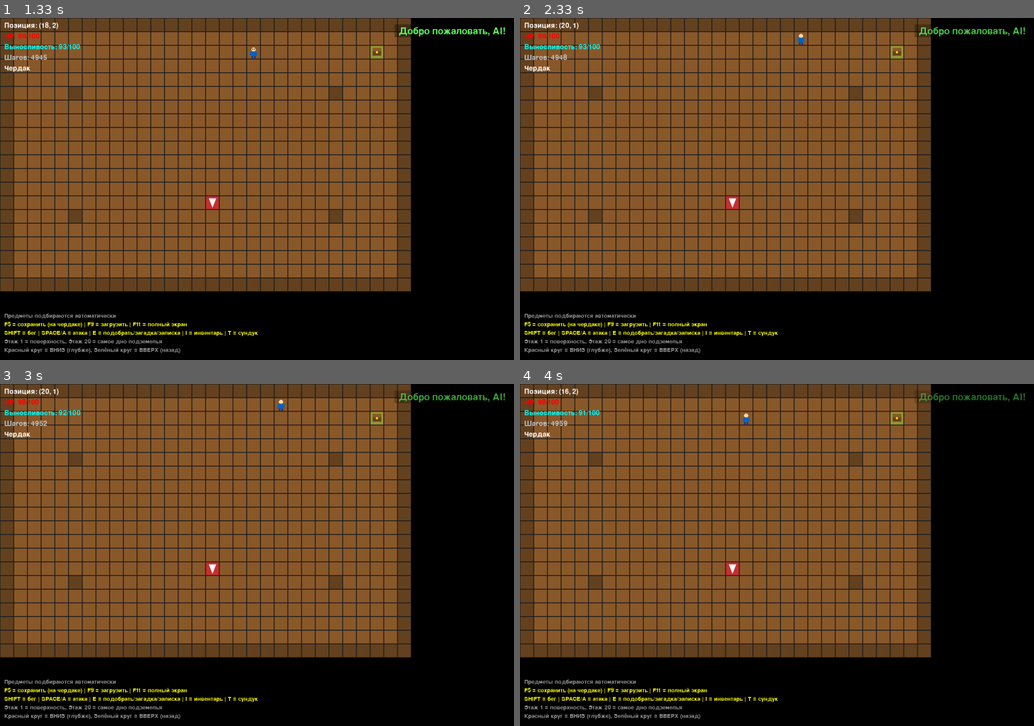
Above: before the commit, frames 1-4 (two rows, left to right).
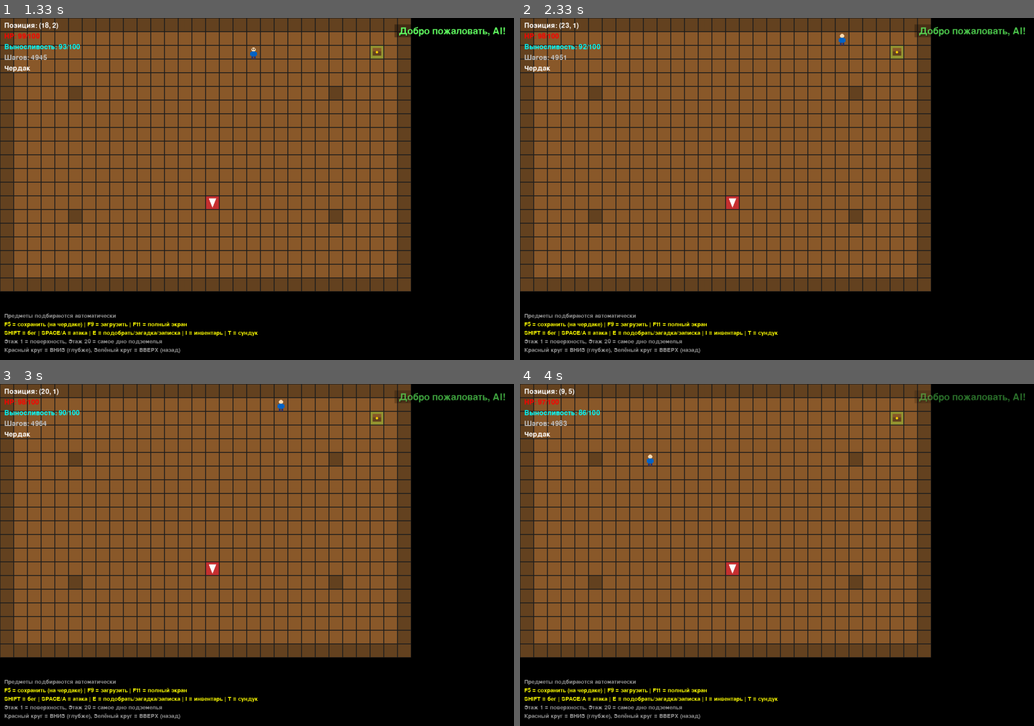
Above: after the commit, the same moments.

Repository: bilbo1363/niichavo-dungeon
Game: pygame game, started from main.py
Same seed, same stepped clock (60 frames per second), same inputs: the game is played once before the commit and once after it.
Inputs:
- Up to frame 1 (1.33 s): type "ann" at 0.33 s; tap Enter at 0.67, 0.88, 1.22 s
- Up to frame 2 (2.33 s): hold Up 1.55-2.02 s; hold Right from 2.1 s (still down)
- Up to frame 3 (3 s): release Right at 2.57 s; hold Left from 2.6 s (still down)
- Up to frame 4 (4 s): release Left at 3.13 s; hold Down 3.17-3.47 s; hold Left 3.5-3.9 s; hold Up from 3.93 s (still down)

Frame 1 is identical in both runs. In frame 2, 0.1% of the frame differs, in the area x 4-64%, y 1-13%; in frame 3, less than 0.1%; in frame 4, 0.2%, in the area x 4-45%, y 1-24%.

Commit message:
Fix stuttering movement - reduce move delay for smooth 60 FPS animation

Diff:
--- a/saves/profiles/Al/profile.json
+++ b/saves/profiles/Al/profile.json
@@ -1,7 +1,7 @@
 {
   "name": "Al",
   "created_at": "2025-10-16T13:52:58.527789",
-  "last_played": "2025-10-19T20:03:52.639822",
+  "last_played": "2025-10-19T20:43:09.345247",
   "play_time": 1893.7820000022302,
   "current_floor": 0,
   "health": 99
--- a/src/core/game.py
+++ b/src/core/game.py
@@ -170,8 +170,8 @@
 
         # Система движения
         self.move_timer = 0.0
-        self.move_delay = 0.15  # Задержка между шагами (секунды)
-        self.run_move_delay = 0.08  # Задержка при беге (быстрее)
+        self.move_delay = 0.05  # Задержка между шагами (секунды) - плавное движение
+        self.run_move_delay = 0.03  # Задержка при беге (быстрее)
         self.run_endurance_cost = 2  # Стоимость бега в выносливости за шаг
 
         print("✅ Игра инициализирована")
Not shown, added: git_smooth_movement.bat
